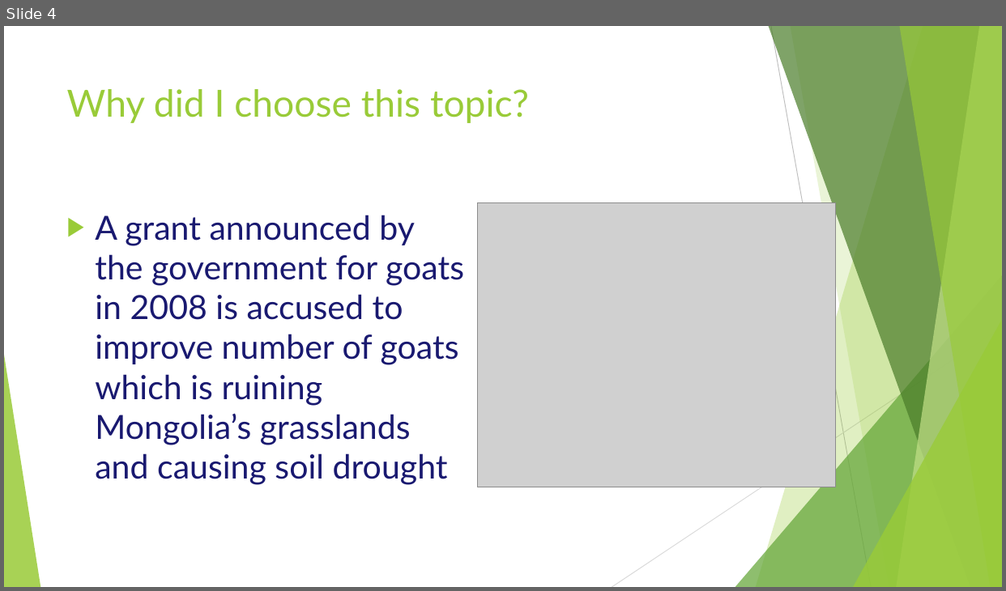
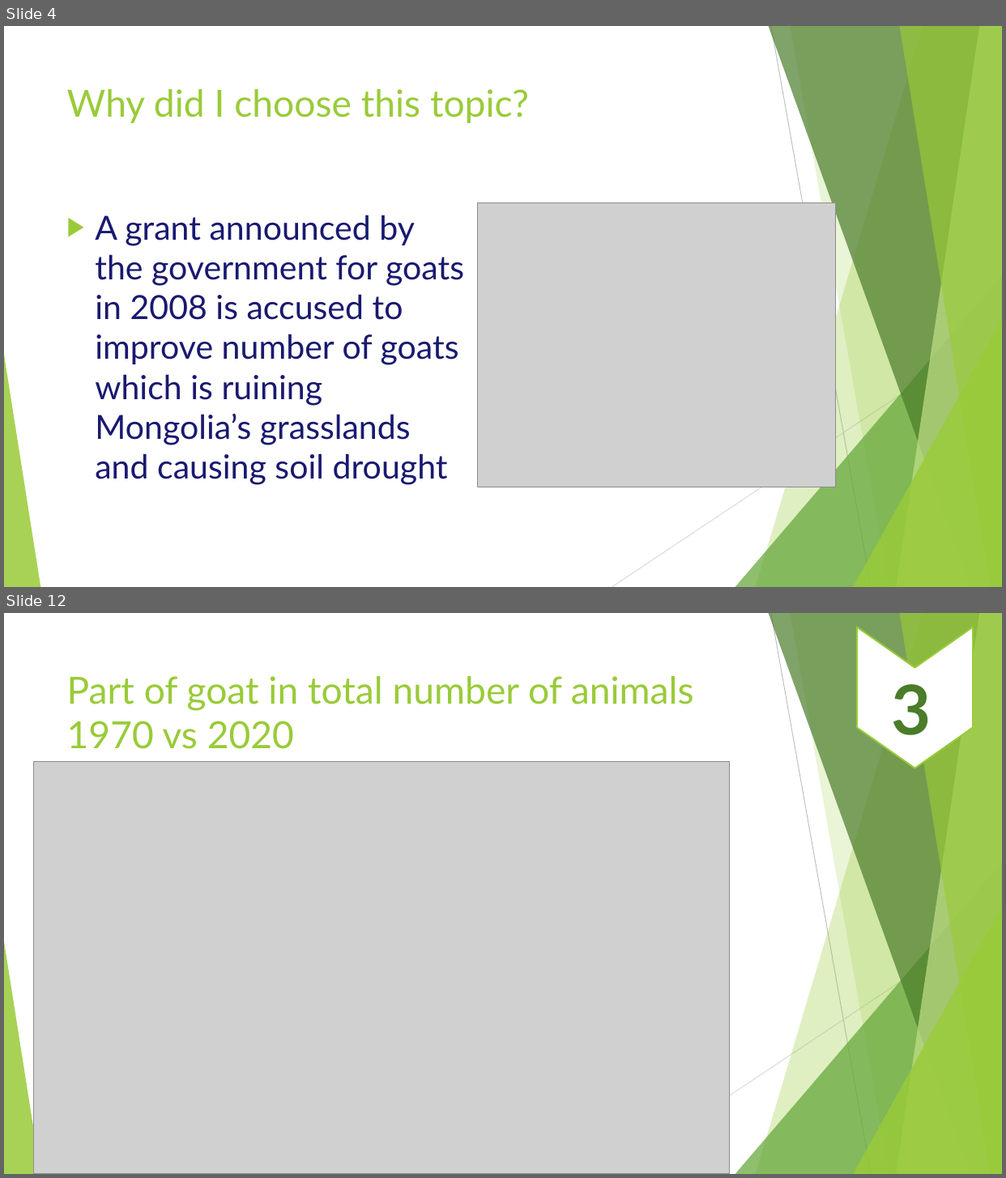
Before and after one commit to jina2020/Projects, a slide deck: Weather and animal data in Mongolia/Weather and animal correlation in Mongolia.pptx. Shown one above the other, each under a label of ours: slide 4 before the commit, slides 4 and 12 after it; the slides between them are not shown. The pictures are 1006x591 and 1006x1178 pixels, drawn with LibreOffice and Linux fonts; fonts in the diff are those of the drawing; grey boxes stand for pictures. Boxes give left, top, right and bottom in pixels: in the first picture for what was removed or moved away, otherwise in the second. Text is boxed around its words. In the diff, an @@ line names an element or a change of style, - is before the commit and + after.

Commit message:
Correlation analysis part

```diff
--- a/Weather and animal data in Mongolia/Weather and animal correlation in Mongolia.pptx
+++ b/Weather and animal data in Mongolia/Weather and animal correlation in Mongolia.pptx
@@ slide 12 added at (x1=4, y1=613, x2=1002, y2=1174), background #FFFFFF; not listed: 10 template elements that a slide beside it also shows @@
@@ chevron added at (x1=858, y1=628, x2=974, y2=769), fill #FFFFFF, outline #99CB38 1.5 pt @@
@@ title added at (x1=67, y1=676, x2=694, y2=749), 36 pt, text #99CB38 @@
+Part of goat in total number of animals 1970 vs 2020
@@ text added at (x1=892, y1=684, x2=931, y2=735), 66 pt, text #4A7C29, bold @@
+3
@@ picture added at (x1=33, y1=762, x2=730, y2=1174) @@
```
Also in this commit, not shown: 6 slides changed, 5 other slides added, 2 slides removed, 5 other files.
